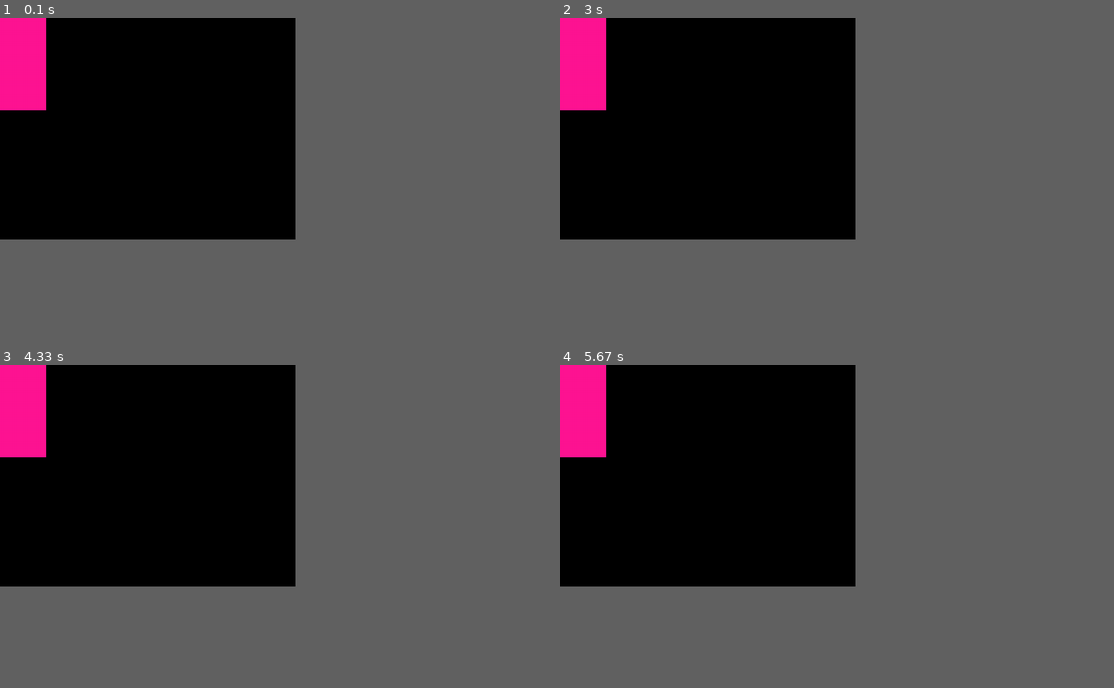
Above: before the commit, frames 1-4 (two rows, left to right).
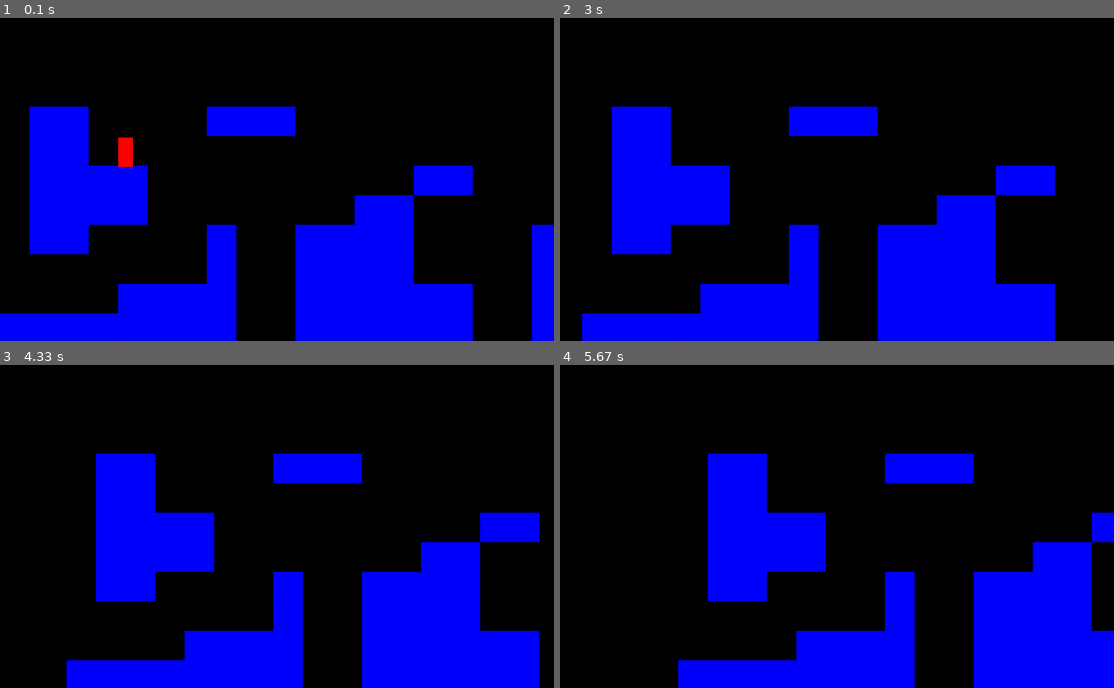
Above: after the commit, the same moments.

Repository: esquaredj/RaspberryPyGame
Game: pygame game, started from main.py
Same seed, same stepped clock (60 frames per second), same inputs: the game is played once before the commit and once after it.
Inputs:
- Up to frame 1 (0.1 s): no input
- Up to frame 2 (3 s): hold Space 0.33-0.8 s; hold Right 0.33-0.8 s; hold Up 1.33-1.8 s; tap Space at 1.4, 1.7, 2.4, 2.7, 2.97 s; hold Left 2.33-2.87 s; hold Down from 2.9 s (still down)
- Up to frame 3 (4.33 s): release Down at 3.2 s; hold Left 3.23-3.63 s; tap Space at 3.3, 3.6, 3.73 s; hold Up 3.67-4.03 s
- Up to frame 4 (5.67 s): hold Left 5.13-5.6 s; tap Space at 5.2, 5.5 s; hold Right from 5.63 s (still down)
In our replay, the window is 480x360 before the commit and 900x525 after it. These sizes can differ from the game's own. Grey fills any space a smaller window leaves; there, only what the larger window draws over its background counts as a difference.

The runs differ from the first frame. In frame 1, 30% of the frame differs, in the area x 0-100%, y 0-100%; in frame 2, 29%; in frame 3, 29%; in frame 4, 27%.

Commit message:
first big commit progress

Diff:
--- /dev/null
+++ b/level.py
@@ -0,0 +1,51 @@
+import pygame
+from tiles import Tile
+from settings import tile_size, screen_width
+from player import Player
+
+class Level:
+    def __init__(self, level_data, surface):
+        super().__init__()
+        self.display_surface = surface
+        self.setup_level(level_data)
+        self.world_shift = 0
+
+    def setup_level(self, layout):
+        self.tiles = pygame.sprite.Group()
+        self.player = pygame.sprite.GroupSingle()
+
+        for row_index, row in enumerate(layout):
+            for col_index, cell in enumerate(row):
+                x = col_index * tile_size
+                y = row_index * tile_size
+
+                if cell == 'X':
+                    tile = Tile((x,y), tile_size)
+                    self.tiles.add(tile)
+                if cell == 'P':
+                    player_sprite = Player((x,y))
+                    self.player.add(player_sprite)
+
+    def scroll_x(self):
+        player = self.player.sprite
+        player_x = player.rect.centerx
+        direction_x = player.direction.x
+
+        if player_x < screen_width / 4 and direction_x < 0:
+            self.world_shift = 8
+            player.speed = 0
+        elif player_x > screen_width - (screen_width / 4) and direction_x > 0:
+            self.world_shift = -8
+            player.speed = 0
+        else:
+            self.world_shift = 0
+            player.speed = 8
+
+    def run(self):
+        self.tiles.update(self.world_shift)
+        self.tiles.draw(self.display_surface)
+        self.scroll_x()
+
+        # player
+        self.player.update()
+        self.player.draw(self.display_surface)
--- a/main.py
+++ b/main.py
@@ -1,14 +1,17 @@
 import sys
 import asyncio
 import pygame
+from settings import *
+from level import Level
 
 pygame.base.init()
-screen = pygame.display.set_mode((640, 480))
+screen_width = 1200
+screen_height = 700
+
+screen = pygame.display.set_mode((screen_width, screen_height))
 pygame.display.set_caption("Raspberry Pi Game")
 clock = pygame.time.Clock()
-
-surface = pygame.Surface((100, 200))
-surface.fill('deeppink')
+level = Level(level_map, screen)
 
 async def main():
     while True:
@@ -17,9 +20,11 @@
                 pygame.base.quit()
                 sys.exit()
 
-        screen.blit(surface, (0, 0))
+        screen.fill('black')
+        level.run()
 
         await asyncio.sleep(0)
         pygame.display.update()
         clock.tick(30)
+
 asyncio.run(main())
--- /dev/null
+++ b/player.py
@@ -0,0 +1,46 @@
+import pygame
+
+class Player(pygame.sprite.Sprite):
+    def __init__(self, pos):
+        super().__init__()
+        self.image = pygame.Surface((32,64))
+        self.image.fill('red')
+        self.rect = self.image.get_rect(topleft = pos)
+
+        # player movement
+        self.direction = pygame.math.Vector2(0,0)
+        self.speed = 5
+        self.gravity = 0.8
+        self.jump_power = -6
+
+    def get_input(self):
+        keys = pygame.key.get_pressed()
+
+        if keys[pygame.K_LEFT]:
+            self.direction.x = -1
+        elif keys[pygame.K_RIGHT]:
+            self.direction.x = 1
+        elif keys[pygame.K_UP]:
+            self.direction.y = -1
+        elif keys[pygame.K_DOWN]:
+            self.direction.y = 1
+        else:
+            self.direction.x = 0
+            self.direction.y = 0
+
+        if keys[pygame.K_SPACE]:
+            self.jump()
+
+    def apply_gravity(self):
+        self.direction.y += self.gravity
+        self.rect.y += self.direction.y
+
+    def jump(self):
+        self.direction.y = self.jump_power
+
+
+    def update(self):
+        self.get_input()
+        self.rect.x += self.direction.x * self.speed
+        self.rect.y += self.direction.y * self.speed
+        self.apply_gravity()
--- /dev/null
+++ b/settings.py
@@ -0,0 +1,16 @@
+level_map = [
+'                            ',
+'                            ',
+'                            ',
+' XX    XXX            XX    ',
+' XX P                       ',
+' XXXX         XX         XX ',
+' XXXX       XX              ',
+' XX    X  XXXX    XX  XX    ',
+'       X  XXXX    XX  XXX   ',
+'    XXXX  XXXXXX  XX  XXXX  ',
+'XXXXXXXX  XXXXXX  XX  XXXX  ']
+
+tile_size = 64
+screen_width = 1200
+screen_height = len(level_map) * tile_size
--- /dev/null
+++ b/tiles.py
@@ -0,0 +1,11 @@
+import pygame
+
+class Tile(pygame.sprite.Sprite):
+    def __init__(self, pos, size):
+        super().__init__()
+        self.image = pygame.Surface((size, size))
+        self.image.fill('blue')
+        self.rect = self.image.get_rect(topleft=pos)
+
+    def update(self, x_shift):
+        self.rect.x += x_shift
Not shown, changed: .gitignore
